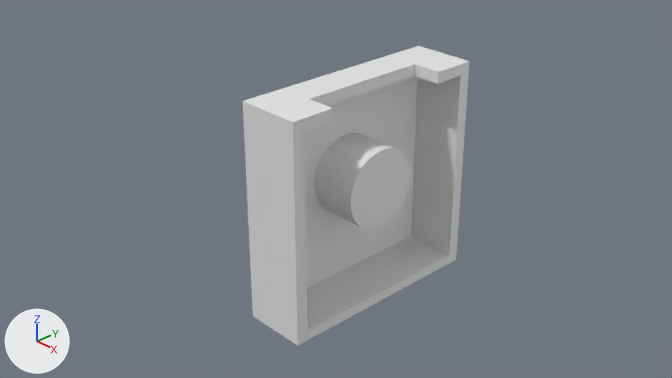
The Blender file chato.blend as it was, and as the next commit left it.
One viewpoint serves both versions: the file's camera 'Camera'. The lights are fixed; the arrows at lower left show +X, +Y and +Z. The same objects are shown in both versions, whatever each file hides.

Before the edit, the objects in view are built like this:
```python
me_cube_001 = bpy.data.meshes.new('Cube.001')
me_cube_001.from_pydata(...)  # 376 vertices, 374 faces; spans x 0.22..5.0, y -1.0..1.0, z -0.97..1.0
me_cylinder_003 = bpy.data.meshes.new('Cylinder.003')
me_cylinder_003.from_pydata(...)  # a 32-sided cylinder along z spanning x -1.0..1.0, y -1.0..1.0, z -1.0..1.0
ob_camera_box_eye_opening = bpy.data.objects.new('Camera box eye opening', me_cylinder_003)
ob_camera_box_eye_opening.location = (0.0, 0.0, 0.209)
ob_camera_box_eye_opening.rotation_euler = (0.0, 1.571, 0.0)  # degrees (0, 90, 0)
ob_camera_box_eye_opening.scale = (0.493, 0.493, 0.771)
ob_camera_box_front = bpy.data.objects.new('Camera box front', me_cube_001)
ob_camera_box_front.location = (0.0, 0.0, 0.074)
ob_camera_box_front.scale = (0.167, 1.37, 1.37)
_m = ob_camera_box_front.modifiers.new('Boolean', 'BOOLEAN')
_m.object = ob_camera_box_eye_opening
_m = ob_camera_box_front.modifiers.new('Boolean.001', 'BOOLEAN')
_m.object = ob_camera_box_front_hole_1
_m = ob_camera_box_front.modifiers.new('Boolean.002', 'BOOLEAN')
_m.object = ob_camera_box_front_hole_2
```
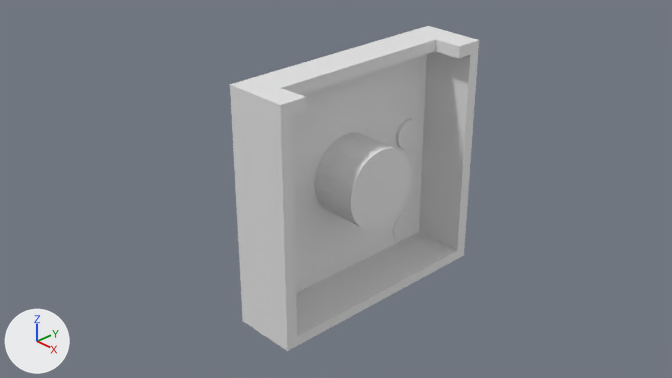
Boxes (x1, y1, x2, y2) around the edits, measured in the pictures (672 x 378 px):
'Camera box front', reshaped (10% wider, 9% taller): before (243, 46, 469, 345); after (230, 26, 479, 351)

Edits to the bpy script that builds the scene:
```text
Change me_cube_001:
    used by ob_camera_box_front; location = (0.0, 0.0, 0.074); scale = (0.167, 1.37, 1.37)
    remove me_cube_001.from_pydata(...)  # 376 vertices, 374 faces; spans x 0.22..5.0, y -1.0..1.0, z -0.97..1.0
    add me_cube_001.from_pydata(...)  # 376 vertices, 374 faces; spans x 0.22..5.0, y -1.11..1.11, z -0.97..1.16
    me_cube_001 part 1: 222 of 376 vertices moved; they spanned x 0.22..5.0, y -1.0..1.0, z -0.97..1.0 and now span x 0.22..5.0, y -1.11..1.11, z -0.97..1.16; mean shift (0.0, 0.0, 0.06); largest move (2.83, -0.6, 1.0) -> (2.83, -0.89, 1.16)
```
